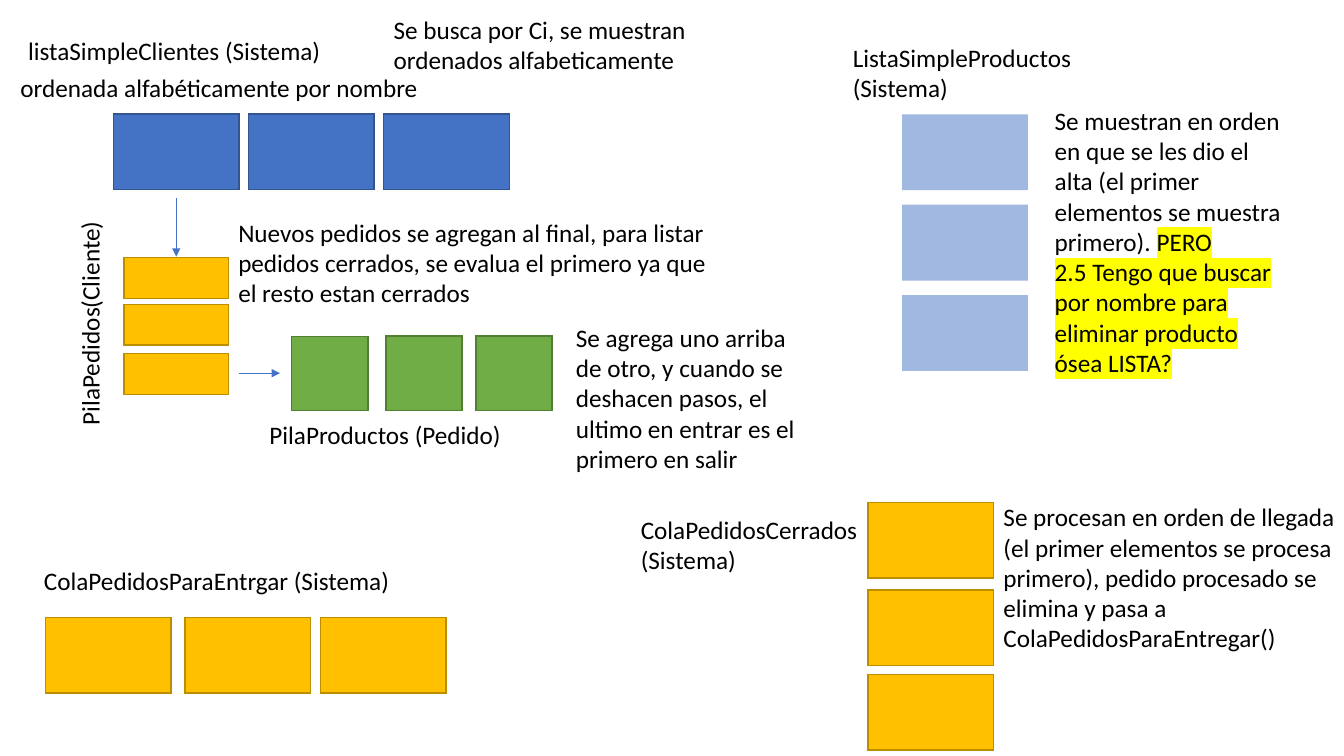
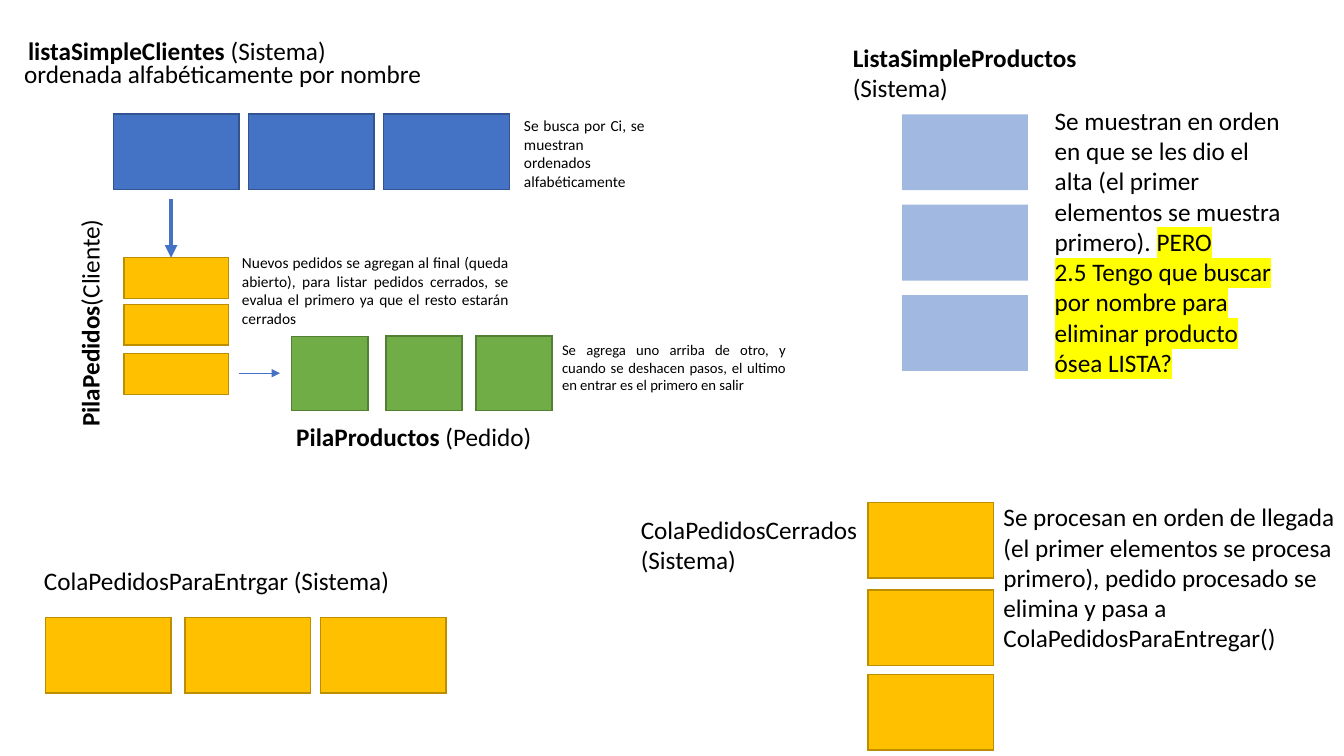
Before and after one commit to sofifernandez/Obligatorio1_AED1, a slide deck: slide 1 of estructura.pptx. Drawn at 1344x756 pixels with LibreOffice and Linux fonts; fonts in the diff are those of the drawing. Boxes give left, top, right and bottom in pixels: in the first picture for what was removed or moved away, otherwise in the second. Text is boxed around its words. In the diff, an @@ line names an element or a change of style, - is before the commit and + after.

Commit message:
estructura y pedidos

```diff
--- a/estructura.pptx
+++ b/estructura.pptx
@@ text "ordenada alfabéticamente por nombre": place and size @@
-text "ordenada alfabéticamente por nombre" at <box>20,79,417,101</box>
+text "ordenada alfabéticamente por nombre" at <box>24,63,421,87</box>
@@ text "listaSimpleClientes (Sistema)" at <box>28,41,326,66</box>: bold on in "listaSimpleClientes" @@
@@ text "ListaSimpleProductos (Sistema)" at <box>853,49,1077,101</box>: bold on in "ListaSimpleProductos" @@
@@ text at <box>524,120,645,187</box>: text changed; size 18 to 11 pt @@
-Se busca por Ci, se muestran ordenados alfabeticamente
+Se busca por Ci, se muestran ordenados alfabéticamente
@@ text "PilaPedidos(Cliente)" at <box>76,240,107,421</box>: bold on in "PilaPedidos(Cliente)" @@
@@ arrow moved from (176, 198) - (176, 257) to (171, 199) - (171, 258) @@
@@ arrow (171, 199) - (171, 258): stroke #4472C4 0.5 pt to #4472C4 3 pt @@
@@ text at <box>242,257,509,324</box>: text changed; size 18 to 11 pt @@
-Nuevos pedidos se agregan al final, para listar pedidos cerrados, se evalua el primero ya que el resto estan cerrados
+Nuevos pedidos se agregan al final (queda abierto), para listar pedidos cerrados, se evalua el primero ya que el resto estarán cerrados
@@ text "Se agrega uno arriba de ...": place and size @@
-text "Se agrega uno arriba de ..." at <box>576,329,794,472</box>
+text "Se agrega uno arriba de ..." at <box>562,344,786,393</box>
@@ text "Se agrega uno arriba de ..." at <box>562,344,786,393</box>: size 18 to 10.5 pt; alignment left to justified @@
@@ text "PilaProductos (Pedido)": place and size @@
-text "PilaProductos (Pedido)" at <box>269,426,501,448</box>
+text "PilaProductos (Pedido)" at <box>296,427,531,450</box>
@@ text "PilaProductos (Pedido)" at <box>296,427,531,450</box>: bold on in "PilaProductos" @@
```
Also in this commit, not shown: 2 slides added, 5 other files.
